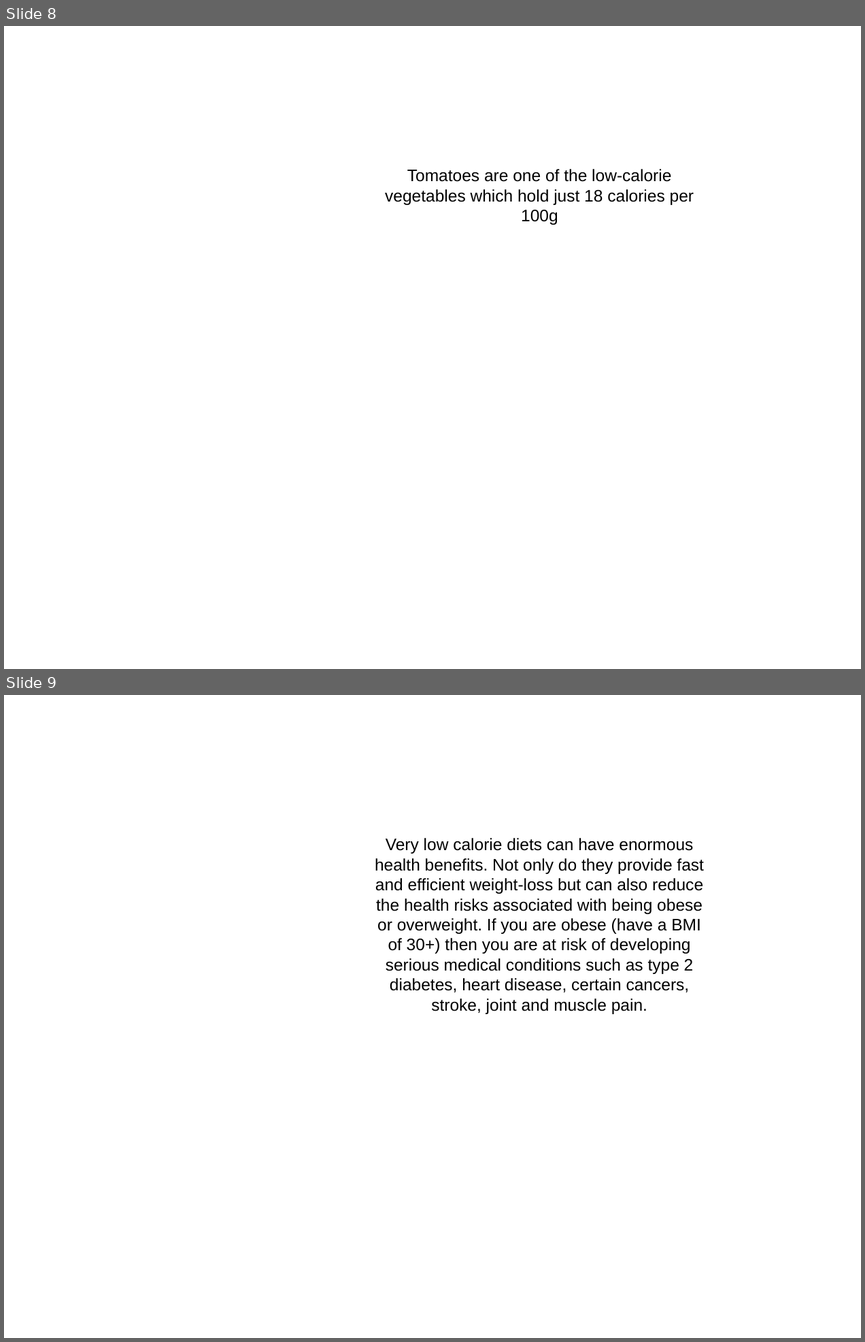
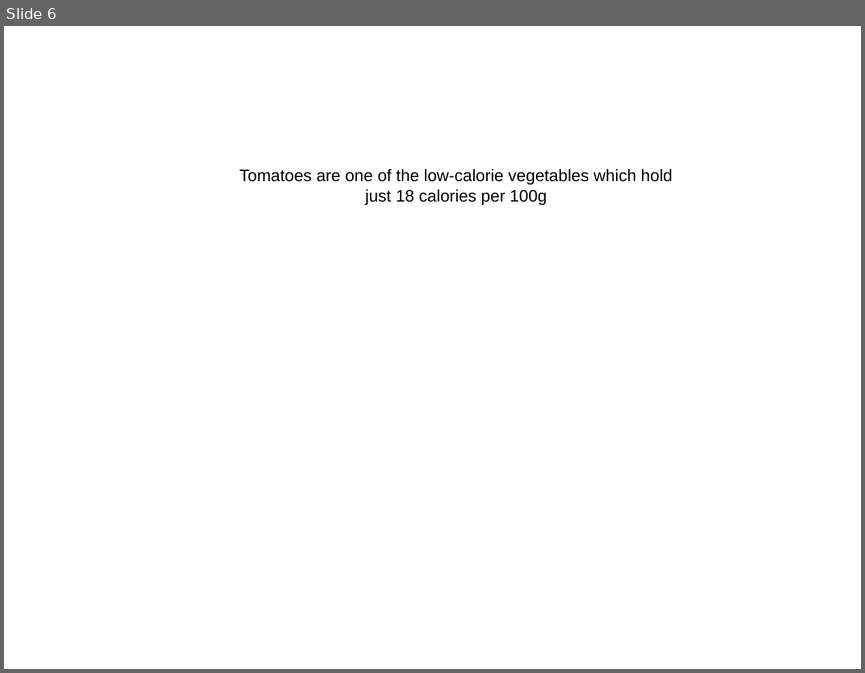
Before and after one commit to PikKACHUU/AutoGenerateArgumentation, a slide deck: slideshow.pptx. Shown one above the other, each under a label of ours: slides 8 and 9 before the commit, slide 6 after it. The pictures are 865x1342 and 865x673 pixels, drawn with LibreOffice and Linux fonts; fonts in the diff are those of the drawing. Boxes give left, top, right and bottom in pixels: in the first picture for what was removed or moved away, otherwise in the second. Text is boxed around its words. In the diff, an @@ line names an element or a change of style, - is before the commit and + after.

```diff
--- a/slideshow.pptx
+++ b/slideshow.pptx
@@ slide 9 removed at [4,695,861,1338], background #FFFFFF @@
@@ text removed at [375,838,704,1014] @@
-Very low calorie diets can have enormous health benefits. Not only do they provide fast and efficient weight-loss but can also reduce the health risks associated with being obese or overweight. If you are obese (have a BMI of 30+) then you are at risk of developing serious medical conditions such as type 2 diabetes, heart disease, certain cancers, stroke, joint and muscle pain.
@@ what was slide 8 is now slide 6 @@
@@ slide 6 changed as well @@
@@ text "Tomatoes are one of the ..." rewrapped from [385,169,694,225] to [239,169,672,205] @@
```
Also in this commit, not shown: 4 other slides changed, 5 slides added, 7 other slides removed, 54 other files.
